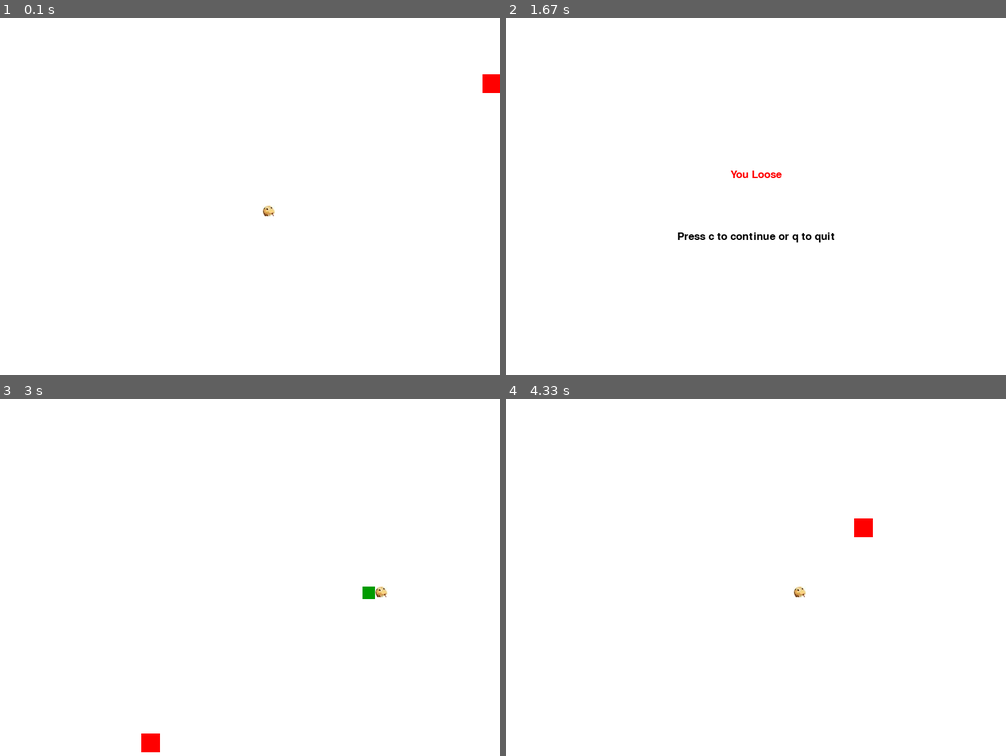
Above: before the commit, frames 1-4 (two rows, left to right).
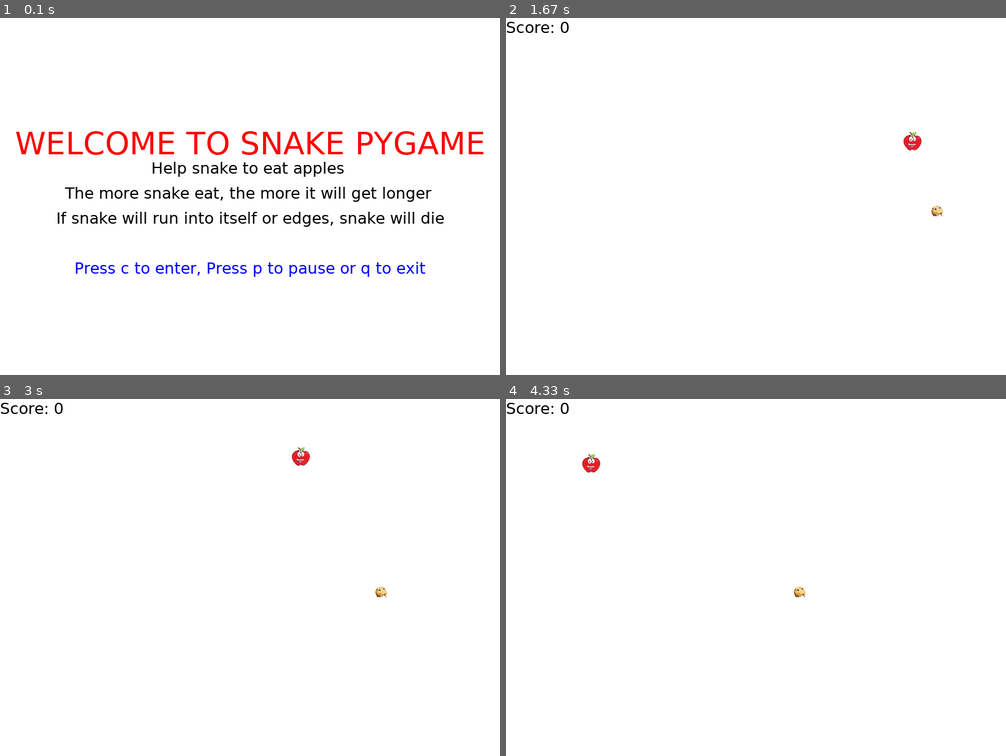
Above: after the commit, the same moments.

Repository: 009shanshukla/Snake_PyGame
Game: pygame game, started from init.py
The game is run twice, just before and just after one commit, with the same random seed, the same clock (stepped at 60 frames per second) and the same inputs.
Inputs:
- Up to frame 1 (0.1 s): no input
- Up to frame 2 (1.67 s): tap C at 0.33 s; hold P 0.67-1.13 s; hold Right 0.67-1.13 s; hold C 1.17-1.63 s
- Up to frame 3 (3 s): tap Enter at 1.67 s; tap Space at 2 s; tap C at 2.33, 2.82 s; hold Right from 2.67 s (still down)
- Up to frame 4 (4.33 s): release Right at 3.13 s; hold Up 3.17-3.47 s; hold Right 3.5-3.97 s; tap C at 4.07 s

The runs differ from the first frame. In frame 1, 5.1% of the frame differs, in the area x 3-100%, y 15-73%; in frame 2, 0.8%; in frame 3, 0.6%; in frame 4, 0.5%.

Commit message:
finally making the whole project full of aesthetic

Diff:
--- a/init.py
+++ b/init.py
@@ -7,6 +7,7 @@
 ### color format (R, G, B)
 white = (255, 255, 255)
 black = (0, 0, 0)
+blue = (0, 0, 255)
 red = (255, 0, 0)
 green = (0, 155, 0)
 
@@ -22,27 +23,69 @@
 ### giving title to the scree
 pygame.display.set_caption('Slither')
 
-### load image of sanke head
+### load image of icon, sanke head and apple
+icon = pygame.image.load('apple1.jpg')
+pygame.display.set_icon(icon)
+
 img = pygame.image.load('snakeHead.jpg')
-
-### size of one unit of snake body
+appleimg = pygame.image.load('apple1.jpg')
+snakebody = pygame.image.load('Body.jpg')
+
+### size of one unit of snake body and apple thickness
 BlockSize = 20
+AppleThickness = 30
 
 ### clock object initialization
 clock = pygame.time.Clock()
 FPS = 20    ## frame per second
 
 ### font object initialization using system font
-font = pygame.font.SysFont(None, 25)
+SmallFont = pygame.font.SysFont("DejaVuSans", 25)
+MedFont = pygame.font.SysFont("DejaVuSans", 50)
+LargeFont = pygame.font.SysFont("DejaVuSans", 80)
+
+
+### opening screen of game
+def GameIntro():
+	intro = True
+
+	while intro:
+
+		### events(Press c to enter or q to exit) and direct exit x
+		for event in pygame.event.get():
+			if event.type == pygame.QUIT:
+				pygame.quit()
+				quit()
+			if event.type == pygame.KEYDOWN:
+				if event.key == pygame.K_q:
+					pygame.quit()
+					quit()
+				if event.key == pygame.K_c:
+					intro = False
+
+		GameDisplay.fill(white)
+		message_to_screen("WELCOME TO SNAKE PYGAME", red, -100, "medium")
+		message_to_screen("Help snake to eat apples ", black, -60)
+		message_to_screen("The more snake eat, the more it will get longer ", black, -20)
+		message_to_screen("If snake will run into itself or edges, snake will die", black, 20)
+		message_to_screen("Press c to enter, Press p to pause or q to exit", blue, 100)
+		pygame.display.update()
+		clock.tick(15)
+
 
 ### function is used to get surface and inside rectangle of the whole text
-def text_objects(text, color):
-	TextSurface = font.render(text, True, color)
+def text_objects(text, color, FontSize):
+	if FontSize == "small":
+		TextSurface = SmallFont.render(text, True, color)
+	elif FontSize == "medium":
+		TextSurface = MedFont.render(text, True, color)
+	elif FontSize == "large":
+		TextSurface = LargeFont.render(text, True, color)
 	return TextSurface, TextSurface.get_rect()
 
 ### message that needs to be printed on screen
-def message_to_screen(msg, color, y_displace = 0):
-	TextSurface, TextRect = text_objects(msg, color)
+def message_to_screen(msg, color, y_displace = 0, FontSize = "small"):
+	TextSurface, TextRect = text_objects(msg, color, FontSize)
 	TextRect.center = (DisplayWidth/2), (DisplayHeight/2) + y_displace         ### y_dispalce is used to get y displacement from centre
 	GameDisplay.blit(TextSurface, TextRect)
 
@@ -52,19 +95,60 @@
 	### change the direction of head image as per movement
 	if direction == "right":
 		head = img
+		sbody = pygame.transform.rotate(snakebody, 180)
 	if direction == "left":
 		head = pygame.transform.rotate(img, 180)
+		sbody = pygame.transform.rotate(snakebody, 180)
 	if direction == "up":
 		head = pygame.transform.rotate(img, 90)
+		sbody = snakebody
 	if direction == "down":
 		head = pygame.transform.rotate(img,270)
-
-	### first print the head which is  the last tuple of list
+		sbody = snakebody
+
+	### first display the head which is  the last tuple of list
 	GameDisplay.blit(head, (SnakeList[-1][0], SnakeList[-1][1]))
 
-	### then the whole body
+	### then display the whole body
 	for XnY in SnakeList[:-1]:
-		pygame.draw.rect(GameDisplay, green, [XnY[0], XnY[1], BlockSize, BlockSize])
+		GameDisplay.blit(sbody, (XnY[0], XnY[1]))
+
+### random apple generation
+def AppleLocGen():
+
+	### snake's co-ordinate will be always multiple of 10, so do apple's. hence rounding number to its lowest multiple of 10
+	RandAppleX = round(random.randrange(0, DisplayWidth - AppleThickness))#/10.0)*10.0
+	RandAppleY = round(random.randrange(0, DisplayHeight- AppleThickness))#/10.0)*10.0
+	return RandAppleX, RandAppleY
+
+### score printing
+def score(score):
+	text = SmallFont.render("Score: "+ str(score), True, black)
+	GameDisplay.blit(text, [0, 0])
+
+### pausing the screen
+def pause():
+	paused = True
+
+	while paused:
+		for event in pygame.event.get():
+			if event.type == pygame.QUIT:
+				pygame.quit()
+				quit()
+
+			if event.type == pygame.KEYDOWN:
+				if event.key == pygame.K_q:
+					pygame.quit()
+					quit()
+				elif event.key == pygame.K_c:
+					paused = False
+
+		GameDisplay.fill(white)
+		message_to_screen("Paused", red, -100, "large")
+		message_to_screen("Press c to continue or q to quit", black, -20)
+		pygame.display.update()
+
+
 
 ### looping all events
 def GameLoop():
@@ -80,19 +164,16 @@
 	### snake list will contain head list and rest body list
 	SnakeList = []
 	SnakeLength = 1
-	AppleThickness = 30
-
-	### snake's co-ordinate will be always multiple of 10, so do apple's. hence rounding number to its lowest multiple of 10
-	RandAppleX = round(random.randrange(0, DisplayWidth - BlockSize))#/10.0)*10.0
-	RandAppleY = round(random.randrange(0, DisplayHeight- BlockSize))#/10.0)*10.0
+
+	RandAppleX, RandAppleY = AppleLocGen()
 
 	while not GameExit:
 
 		### if game is over
 		while GameOver == True:
 			GameDisplay.fill(white)
-			message_to_screen("You Loose", red, -50)   ### -50 is telling y-displacement from the centre of text
-			message_to_screen("Press c to continue or q to quit", black, 50)
+			message_to_screen("You Loose", red, -50, FontSize = "medium")   ### -50 is telling y-displacement from the centre of text
+			message_to_screen("Press c to continue or q to quit", black, 50, FontSize = "small")
 			pygame.display.update()
 
 			### if c ,q our quit is pressed
@@ -130,6 +211,8 @@
 					direction = "down"
 					Game_y_change = BlockSize
 					Game_x_change = 0
+				elif event.key == pygame.K_p:
+					pause()
 
 		### off the boundary
 		if Game_x >= DisplayWidth or Game_x < 0 or Game_y >= DisplayHeight or Game_y < 0:
@@ -140,9 +223,8 @@
 		Game_y += Game_y_change
 		GameDisplay.fill(white)
 
-		### fitting apple's location
-		pygame.draw.rect(GameDisplay, red, [RandAppleX, RandAppleY, AppleThickness, AppleThickness])
-
+		### displaying apple image
+		GameDisplay.blit(appleimg, (RandAppleX, RandAppleY))
 
 
 		SnakeHead = []
@@ -163,18 +245,17 @@
 			if SnakeSegment == SnakeHead:
 				GameOver = True
 
+		score(SnakeLength - 1)
 		### will update the whole display screen
 		pygame.display.update()
 
 
 		if Game_x > RandAppleX and Game_x < RandAppleX + AppleThickness or Game_x + BlockSize > RandAppleX and Game_x + BlockSize < RandAppleX + AppleThickness:
 			if Game_y > RandAppleY and Game_y < RandAppleY + AppleThickness:
-				RandAppleX = round(random.randrange(0, DisplayWidth - BlockSize))#/10.0)*10.0
-				RandAppleY = round(random.randrange(0, DisplayHeight- BlockSize))#/10.0)*10.0
+				RandAppleX, RandAppleY = AppleLocGen()
 				SnakeLength += 1
 			elif Game_y + BlockSize > RandAppleY and Game_y + BlockSize < RandAppleY + AppleThickness:
-				RandAppleX = round(random.randrange(0, DisplayWidth - BlockSize))#/10.0)*10.0
-				RandAppleY = round(random.randrange(0, DisplayHeight- BlockSize))#/10.0)*10.0
+				RandAppleX, RandAppleY = AppleLocGen()
 				SnakeLength += 1
 
 		### give freeze time frame per seconds
@@ -185,4 +266,6 @@
 
 	### quitting from program
 	quit()
+
+GameIntro()
 GameLoop()
Binary file added: Body.jpg
Binary file added: apple1.jpg
